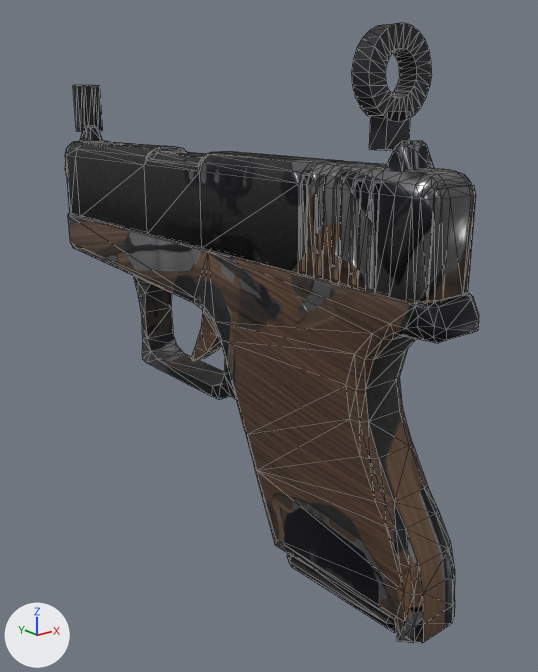
Two versions of the glTF model addons/arena_weapons/assets/models/pistol.glb, one commit apart.
Rendered twice from a 50 mm lens placed at (-0.128, -0.202, 0.073), pointed at (0.01, -0.029, 0.003). The axes (+X, +Y, +Z) are drawn at lower left. The lights are the same throughout. The first picture is the older version. Mesh edges are drawn as thin lines. Where no turn or scale is listed for an object, it has been applied to the vertices. Vertices at exactly the same position are counted once.

Script lines for the objects in view, before the commit:
```python
me_cube_022 = bpy.data.meshes.new('Cube.022')
me_cube_022.from_pydata(...)  # 478 vertices, 952 faces; spans x -0.009..0.009, y -0.09..0.092, z -0.014..0.019
me_cube_022.materials.append(mat_pewfinal)
me_cube_027 = bpy.data.meshes.new('Cube.027')
me_cube_027.from_pydata(...)  # 22 vertices, 40 faces; spans x -0.0022..0.0022, y -0.0108..0.0126, z -0.0245..0.0034
me_cube_027.materials.append(mat_pewfinal)
me_cube_030 = bpy.data.meshes.new('Cube.030')
me_cube_030.from_pydata(...)  # 322 vertices, 640 faces; spans x -0.009..0.009, y -0.109..0.075, z -0.056..0.032
me_cube_030.materials.append(mat_pewfinal)
me_rear_ring = bpy.data.meshes.new('rear_ring')
me_rear_ring.from_pydata(...)  # 96 vertices, 192 faces; spans x -0.01..0.01, y -0.0875..-0.0825, z 0.0687..0.0887
me_rear_ring.materials.append(mat_sight_metal)  # dark grey #303035
ob_pew = bpy.data.objects.new('pew', me_cube_030)
ob_pew.location = (0.0, 0.0, 0.0)
ob_pewhaut = bpy.data.objects.new('pewhaut', me_cube_022)
ob_pewhaut.location = (0.0002, -0.0154, 0.0454)
ob_pewtrigger = bpy.data.objects.new('pewtrigger', me_cube_027)
ob_pewtrigger.location = (0.0, -0.0162, 0.0156)
ob_rear_ring = bpy.data.objects.new('rear_ring', me_rear_ring)
ob_rear_ring.location = (0.0, 0.0, 0.0)
# also in view: 'rear_stem' at (0.0, -0.085, 0.067); 'pewmagazine' at (0.0, -0.069, -0.03)
```
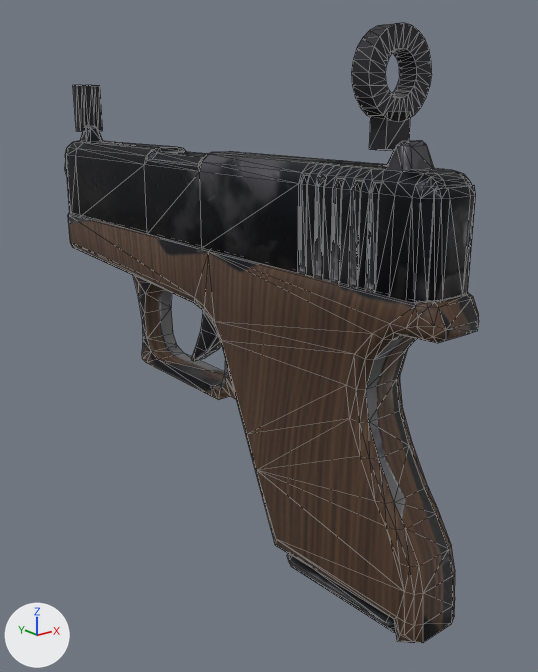
Pixel boxes (x1, y1, x2, y2) of what changed, in the pictures (538 x 672 px; the box of a moved part takes in the faces that stretch with it):
```json
{"part": 1, "of": "me_cube_030", "change": "surface changed", "before": [70, 218, 479, 643], "after": [70, 218, 479, 643]}
{"part": 2, "of": "me_cube_022", "change": "moved or reshaped", "before": [202, 154, 476, 292], "after": [202, 154, 476, 292]}
{"part": 3, "of": "me_cube_022", "change": "surface changed", "before": [66, 127, 476, 302], "after": [66, 127, 476, 302]}
{"part": 4, "of": "me_cube_027", "change": "surface changed", "before": [191, 311, 222, 361], "after": [191, 311, 222, 361]}
```

Edits to the scene script, one JSON object a line:
```json
{"block": "me_cube_030", "where": "me_cube_030.from_pydata(...)  # 322 vertices, 640 faces; spans x -0.009..0.009, y -0.109..0.075, z -0.056..0.032"}
{"block": "me_cube_030", "where": "# used by ob_pew; location = (0.0, 0.0, 0.0)"}
{"block": "me_cube_030", "change": "me_cube_030 part 1: 610 kept faces spanning x -0.009..0.009, y -0.109..0.075, z -0.056..0.032 get new texture (UV) coordinates"}
{"block": "me_cube_022", "where": "me_cube_022.from_pydata(...)  # 478 vertices, 952 faces; spans x -0.009..0.009, y -0.09..0.092, z -0.014..0.019"}
{"block": "me_cube_022", "where": "# used by ob_pewhaut; location = (0.0002, -0.0154, 0.0454)"}
{"block": "me_cube_022", "change": "me_cube_022 part 2"}
{"block": "me_cube_022", "change": "226 faces are deleted"}
{"block": "me_cube_022", "change": "226 new faces join them"}
{"block": "me_cube_022", "change": "me_cube_022 part 3: 764 kept faces spanning x -0.009..0.009, y -0.09..0.092, z -0.014..0.019 get new texture (UV) coordinates"}
{"block": "me_cube_027", "where": "me_cube_027.from_pydata(...)  # 22 vertices, 40 faces; spans x -0.0022..0.0022, y -0.0108..0.0126, z -0.0245..0.0034"}
{"block": "me_cube_027", "where": "# used by ob_pewtrigger; location = (0.0, -0.0162, 0.0156)"}
{"block": "me_cube_027", "change": "me_cube_027 part 4: 40 kept faces spanning x -0.0022..0.0022, y -0.0108..0.0126, z -0.0245..0.0034 get new texture (UV) coordinates"}
```
